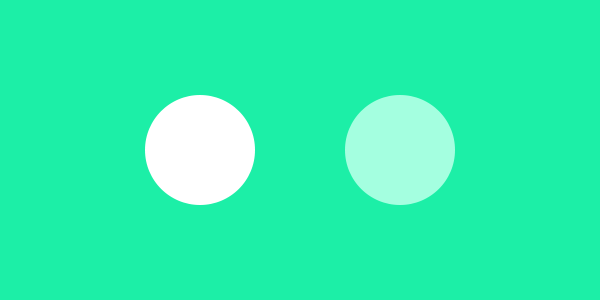
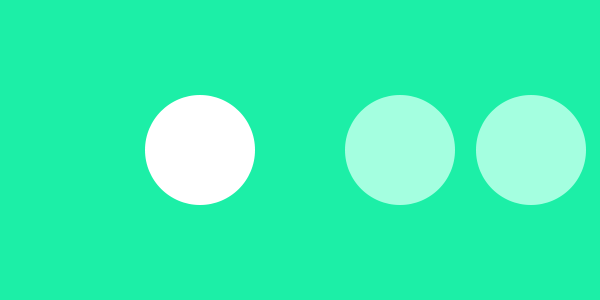
Before/after of a 600px x 300px layered artwork. What changed in the layer stack:
added layer "Rounded Rectangle 1 copy 2" above "Rounded Rectangle 1 copy" over [476, 95, 586, 205]
